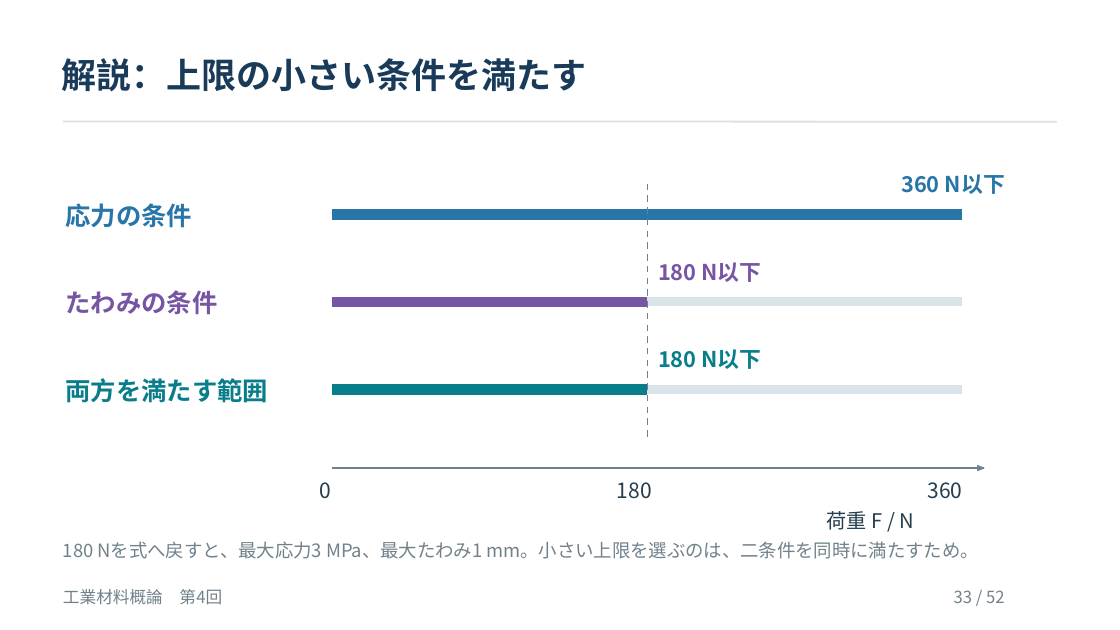
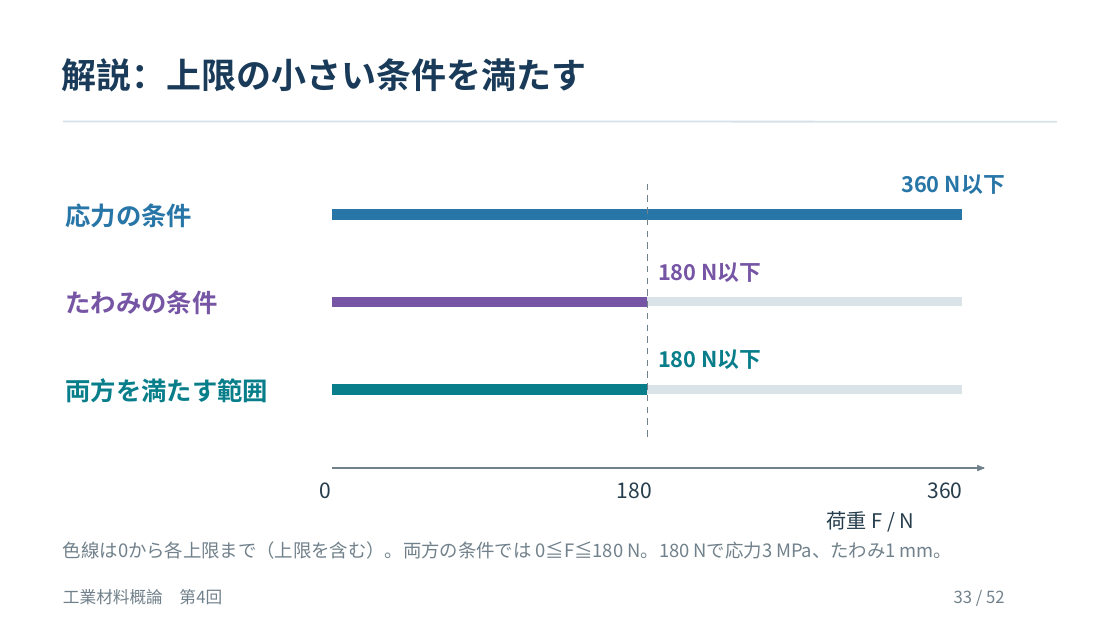
Before and after one commit to zooc-14calbp/industrial-materials-course, a slide deck: slide 33 of 学生用/第04回/04_授業スライド.pptx. Drawn at 1120x630 pixels with LibreOffice and Linux fonts; fonts in the diff are those of the drawing. Boxes give left, top, right and bottom in pixels: in the first picture for what was removed or moved away, otherwise in the second. Text is boxed around its words. In the diff, an @@ line names an element or a change of style, - is before the commit and + after.

Commit message:
第4回の図と説明を更新し関連教材を同期

```diff
--- a/学生用/第04回/04_授業スライド.pptx
+++ b/学生用/第04回/04_授業スライド.pptx
@@ text at (63, 541, 952, 559): text changed @@
-180 Nを式へ戻すと、最大応力3 MPa、最大たわみ1 mm。小さい上限を選ぶのは、二条件を同時に満たすため。
+色線は0から各上限まで（上限を含む）。両方の条件では 0≦F≦180 N。180 Nで応力3 MPa、たわみ1 mm。
```
Also in this commit, not shown: 2 other slides changed, 9 other files.
